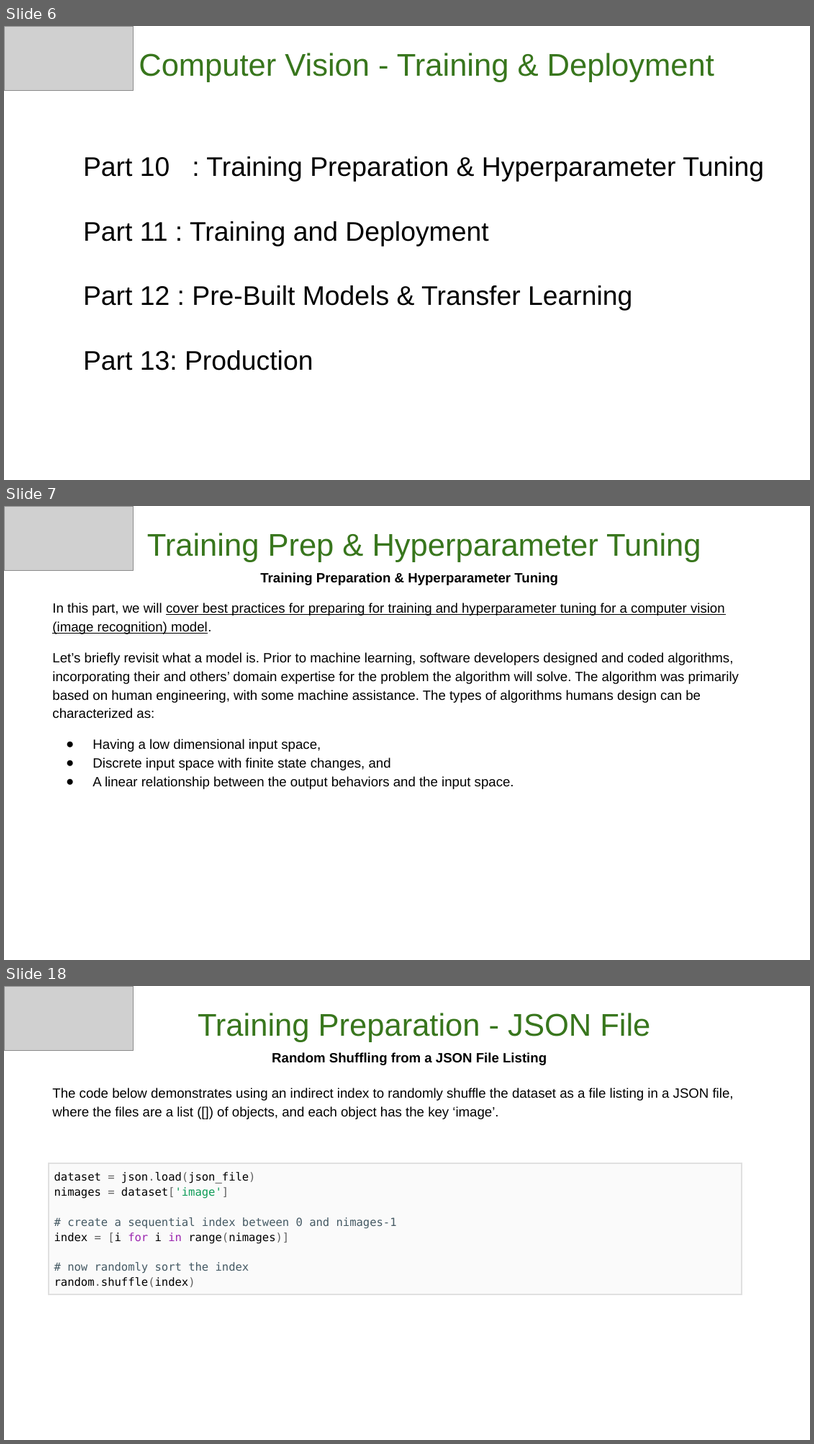
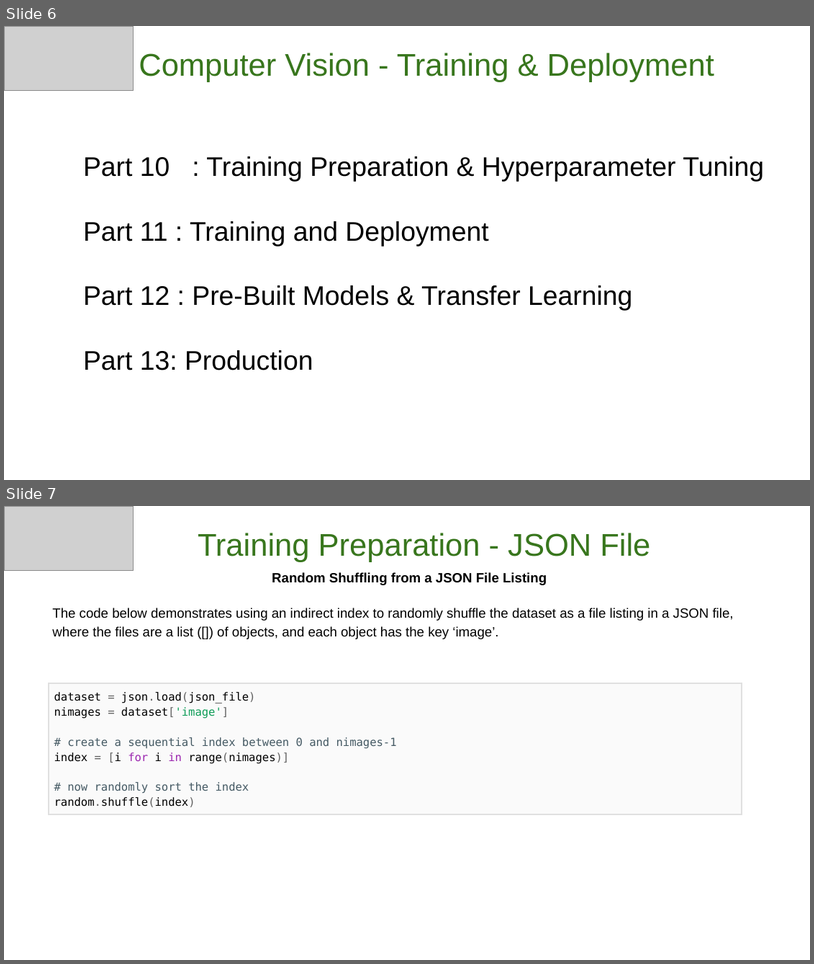
Before and after one commit to GoogleCloudPlatform/keras-idiomatic-programmer, a slide deck: workshops/The Idiomatic Programmer - Learning Keras - Workshop.pptx. Shown one above the other, each under a label of ours: slides 6, 7 and 18 before the commit, slides 6 and 7 after it; the slides between them are not shown. The pictures are 814x1444 and 814x964 pixels, drawn with LibreOffice and Linux fonts; fonts in the diff are those of the drawing; grey boxes stand for pictures. Boxes give left, top, right and bottom in pixels: in the first picture for what was removed or moved away, otherwise in the second. Text is boxed around its words. In the diff, an @@ line names an element or a change of style, - is before the commit and + after.

```diff
--- a/workshops/The Idiomatic Programmer - Learning Keras - Workshop.pptx
+++ b/workshops/The Idiomatic Programmer - Learning Keras - Workshop.pptx
@@ slide 7 removed at (4, 506, 810, 960), background #FFFFFF @@
@@ picture removed at (4, 506, 133, 571) @@
@@ subtitle removed at (147, 533, 701, 562) @@
-Training Prep & Hyperparameter Tuning
@@ text removed at (52, 572, 739, 789) @@
-Training Preparation & Hyperparameter Tuning
-In this part, we will cover best practices for preparing for training and hyperparameter tuning for a computer vision (image recognition) model.
-Let’s briefly revisit what a model is. Prior to machine learning, software developers designed and coded algorithms, incorporating their and others’ domain expertise for the problem the algorithm will solve. The algorithm was primarily based on human engineering, with some machine assistance. The types of algorithms humans design can be characterized as:
-● Having a low dimensional input space,
-● Discrete input space with finite state changes, and
-● A linear relationship between the output behaviors and the input space.
@@ what was slide 18 is now slide 7 @@
```
Also in this commit, not shown: 51 other slides removed.
